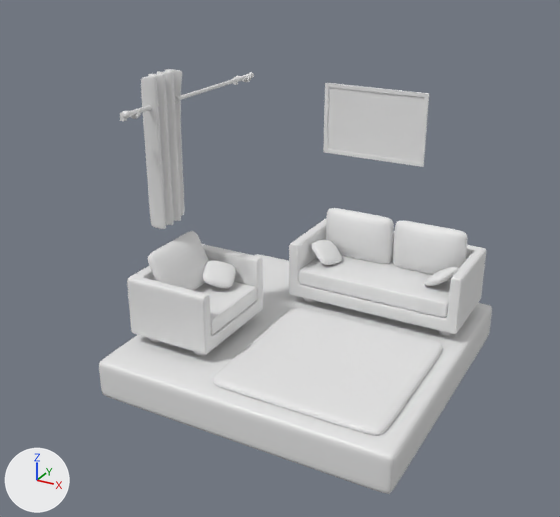
The Blender file room/room.blend as it was, and as the next commit left it.
Camera for both pictures: a 50 mm camera at (3.14, -6.33, 4.33) aimed at (-0.32, -0.02, 1.18). Arrows for +X, +Y and +Z are at lower left; the lights stay in place.

The first picture shows 'Cube.002', 'couch', 'couch_small', 'courtain', 'cushion.001', 'cushion.002', 'cushion.003', 'floor', 'painting', 'rug'.
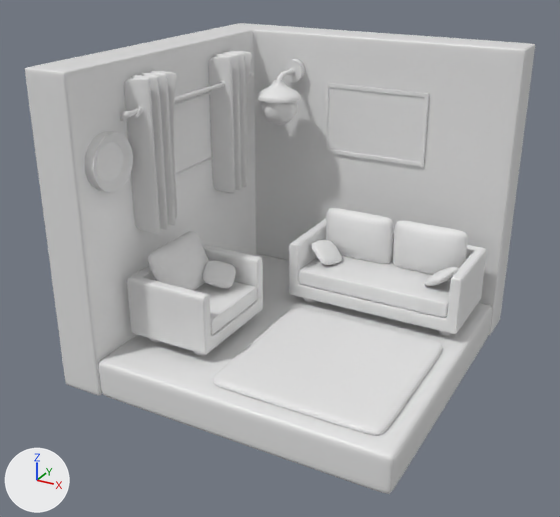
The change, as a diff of the scene's bpy script:
```diff
--- a/room/room.blend.py
+++ b/room/room.blend.py
@@ me_cylinder_002 @@
+me_cylinder_002.from_pydata(...)  # 96 vertices, 90 faces; spans x -0.3..0.3, y -0.3..0.3, z -1.0..1.0
@@ me_icosphere @@
+me_icosphere.from_pydata(...)  # an icosphere of 80 faces spanning x -0.95..0.95, y -1.0..1.0, z -1.0..1.0
@@ me_cylinder_001 @@
+me_cylinder_001.from_pydata(...)  # 152 vertices, 145 faces; spans x -0.272..0.272, y -0.137..0.252, z -0.608..0.036
@@ ob_wall @@
 _m = ob_wall.modifiers.new('Subdivision', 'SUBSURF')
 _m.levels = 2
-ob_wall.hide_set(True)
@@ ob_window @@
 _m = ob_window.modifiers.new('Subdivision', 'SUBSURF')
 _m.levels = 2
-ob_window.hide_set(True)
@@ ob_window_001 @@
 ob_window_001.scale = (0.346, 0.84, 0.327)
-ob_window_001.hide_set(True)
@@ ob_courtain @@
 ob_courtain = bpy.data.objects.new('courtain', me_plane_006)
-ob_courtain.location = (-1.354, -0.427, 2.651)
+ob_courtain.location = (-1.354, -0.575, 2.656)
 ob_courtain.rotation_euler = (0.0, 1.571, 0.0)  # degrees (0, 90, 0)
+ob_courtain.scale = (1.0, 1.0, 1.83)
 _m = ob_courtain.modifiers.new('Subdivision', 'SUBSURF')
@@ ob_courtain_001 @@
+ob_courtain_001 = bpy.data.objects.new('courtain.001', me_plane_006.copy())  # the mesh of ob_courtain
+ob_courtain_001.location = (-1.354, 0.806, 2.656)
+ob_courtain_001.rotation_euler = (0.0, 1.571, 0.0)  # degrees (0, 90, 0)
+ob_courtain_001.scale = (1.0, 1.0, 1.83)
+_m = ob_courtain_001.modifiers.new('Subdivision', 'SUBSURF')
@@ ob_cylinder @@
+ob_cylinder = bpy.data.objects.new('Cylinder', me_cylinder_002)
+ob_cylinder.location = (-1.522, -1.131, 2.312)
+ob_cylinder.rotation_euler = (0.0, 1.571, 0.0)  # degrees (0, 90, 0)
+ob_cylinder.scale = (1.0, 1.0, 0.102)
+_m = ob_cylinder.modifiers.new('Bevel', 'BEVEL')
+_m.segments = 2
+_m.limit_method = 'WEIGHT'
+_m.profile = 1.0
+_m = ob_cylinder.modifiers.new('Subdivision', 'SUBSURF')
+_m.levels = 2
@@ ob_icosphere @@
+ob_icosphere = bpy.data.objects.new('Icosphere', me_icosphere)
+ob_icosphere.parent = ob_lamp
+ob_icosphere.matrix_parent_inverse = Matrix(((1.0, 0.0, 0.0, 0.972), (0.0, 0.0, -1.0, 2.764), (0.0, 1.0, 0.0, -1.471), (0.0, 0.0, 0.0, 1.0)))
+ob_icosphere.location = (-0.969, 1.124, 2.43)
+ob_icosphere.scale = (0.218, 0.218, 0.218)
+_m = ob_icosphere.modifiers.new('Subdivision', 'SUBSURF')
+_m.levels = 2
@@ ob_lamp @@
+ob_lamp = bpy.data.objects.new('lamp', me_cylinder_001)
+ob_lamp.location = (-0.972, 1.471, 2.764)
+ob_lamp.rotation_euler = (-1.571, 0.0, 0.0)  # degrees (-90, 0, 0)
+_m = ob_lamp.modifiers.new('Subdivision', 'SUBSURF')
+_m.levels = 2
@@ ob_torus_014 @@
+ob_torus_014 = bpy.data.objects.new('Torus.014', me_torus_001.copy())  # the mesh of ob_torus_001
+ob_torus_014.parent = ob_courtain_001
+ob_torus_014.matrix_parent_inverse = Matrix(((0.0, 0.0, -1.0, 2.651), (0.0, 1.0, 0.0, 0.427), (0.546, 0.0, 0.0, 0.739), (0.0, 0.0, 0.0, 1.0)))
+ob_torus_014.location = (-1.368, -0.619, 2.72)
+ob_torus_014.rotation_euler = (1.571, 0.0, -0.0965)  # degrees (90, 0, -5.5)
+ob_torus_014.scale = (0.701, 0.701, 2.34)
+_m = ob_torus_014.modifiers.new('Subdivision', 'SUBSURF')
```

Pixel boxes (x1, y1, x2, y2) of what changed, in the pictures (560 x 517 px):
'wall', shown: after (25, 23, 535, 395)
'courtain', moved, rescaled (20% wider): before (141, 69, 185, 229); after (124, 71, 177, 234)
'courtain.001', added: after (209, 51, 253, 193)
'window.001', shown: after (174, 95, 212, 173)
'Cylinder', added: after (85, 132, 133, 193)
'lamp', added: after (257, 59, 305, 103)
'Icosphere', added: after (261, 101, 297, 125)
'window', shown: after (174, 92, 213, 176)
'Torus.001', moved, rescaled (not visible afterwards): before (174, 95, 180, 105)
'Torus.014', added: after (219, 81, 225, 87)
'Torus.007', now drawn: after (136, 106, 143, 114)
